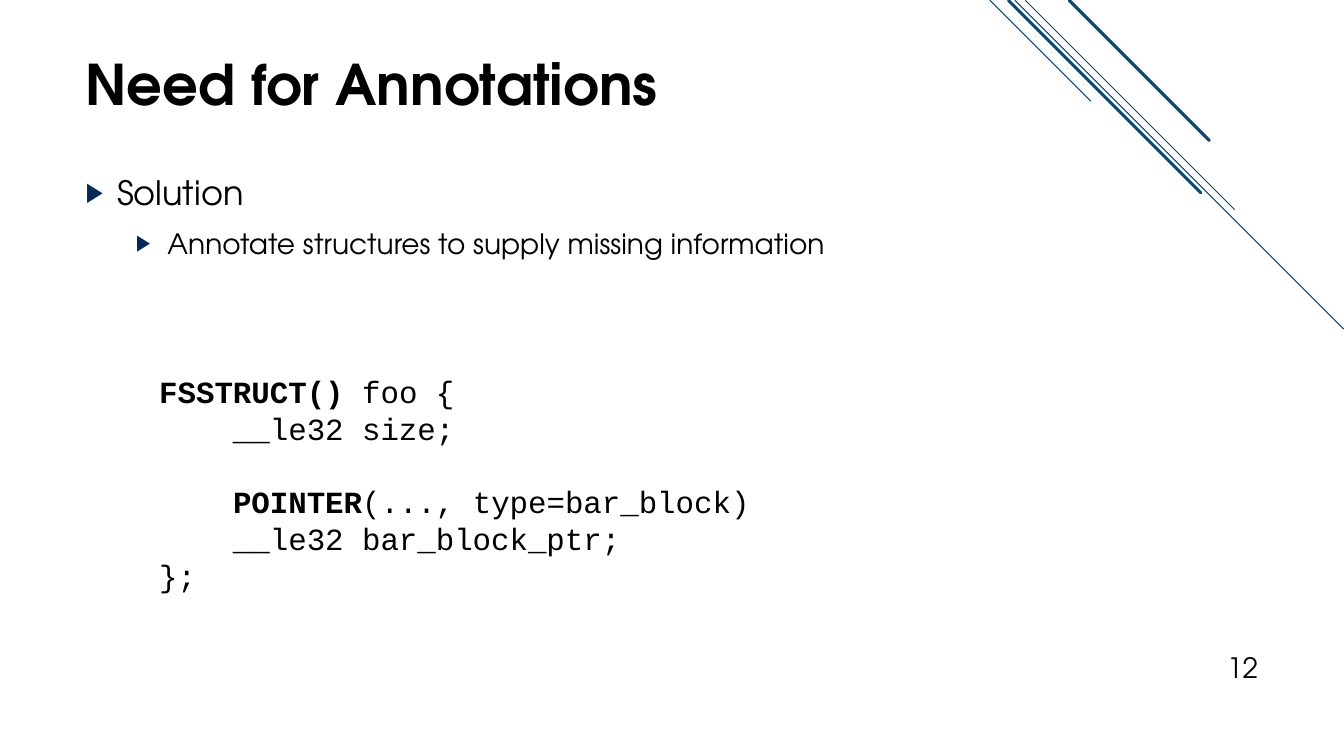
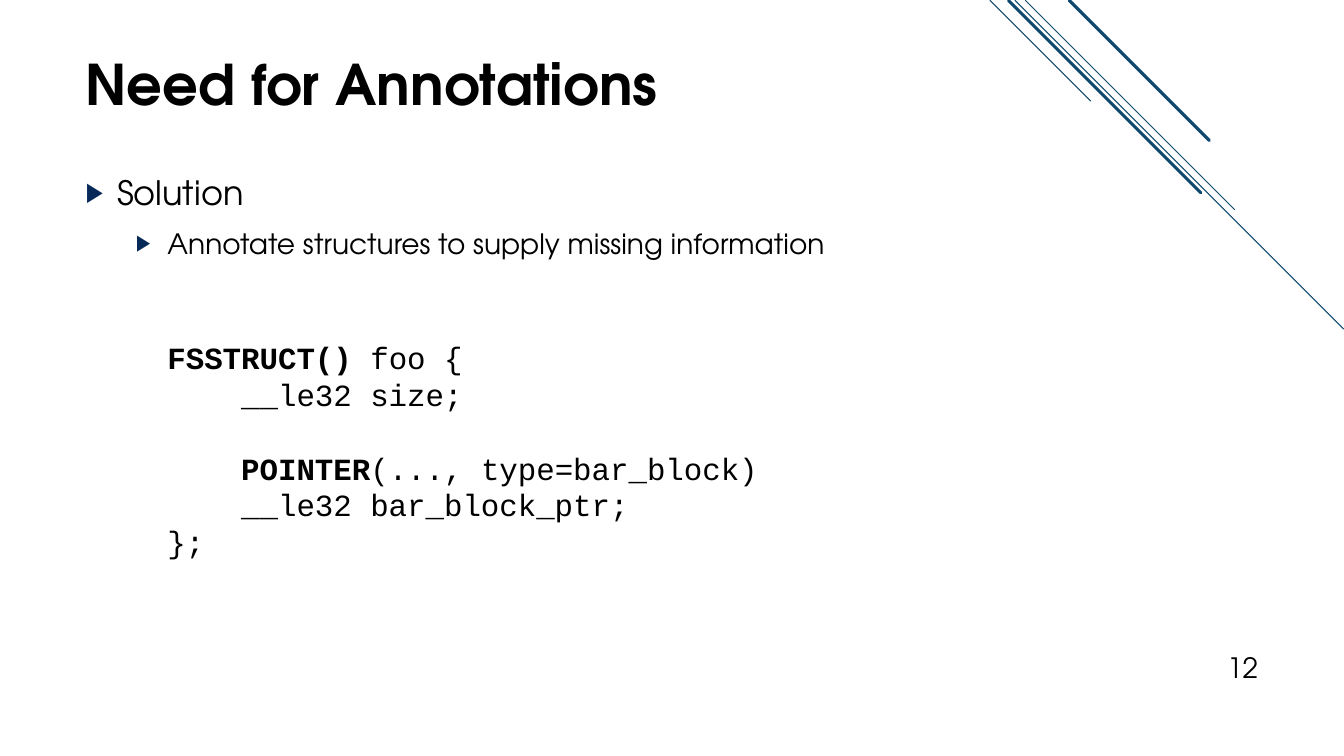
Before and after one commit to jacksun007/spiffy-paper, a slide deck: slide 12 of talk/spiffy_talk.pptx. Drawn at 1344x756 pixels with LibreOffice and Linux fonts; fonts in the diff are those of the drawing. Boxes give left, top, right and bottom in pixels: in the first picture for what was removed or moved away, otherwise in the second. Text is boxed around its words. In the diff, an @@ line names an element or a change of style, - is before the commit and + after.

Commit message:
completed revision to annotation slides. TODO application slide revamp

```diff
--- a/talk/spiffy_talk.pptx
+++ b/talk/spiffy_talk.pptx
@@ text "FSSTRUCT() foo {" moved from (x1=159, y1=380, x2=750, y2=557) to (x1=167, y1=347, x2=758, y2=523) @@
```
Also in this commit, not shown: 16 other slides changed, 7 slides added, 3 slides removed.
